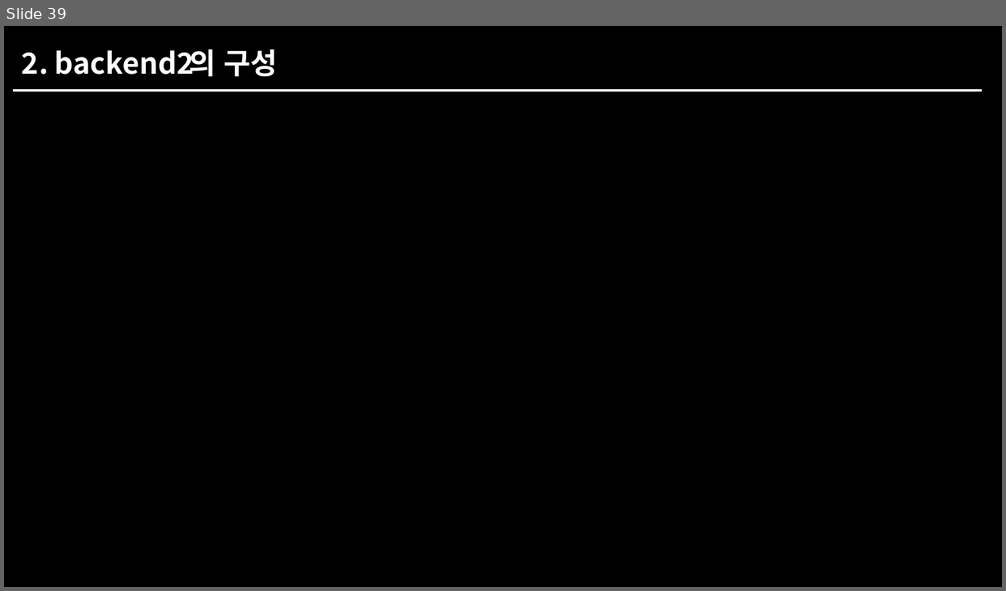
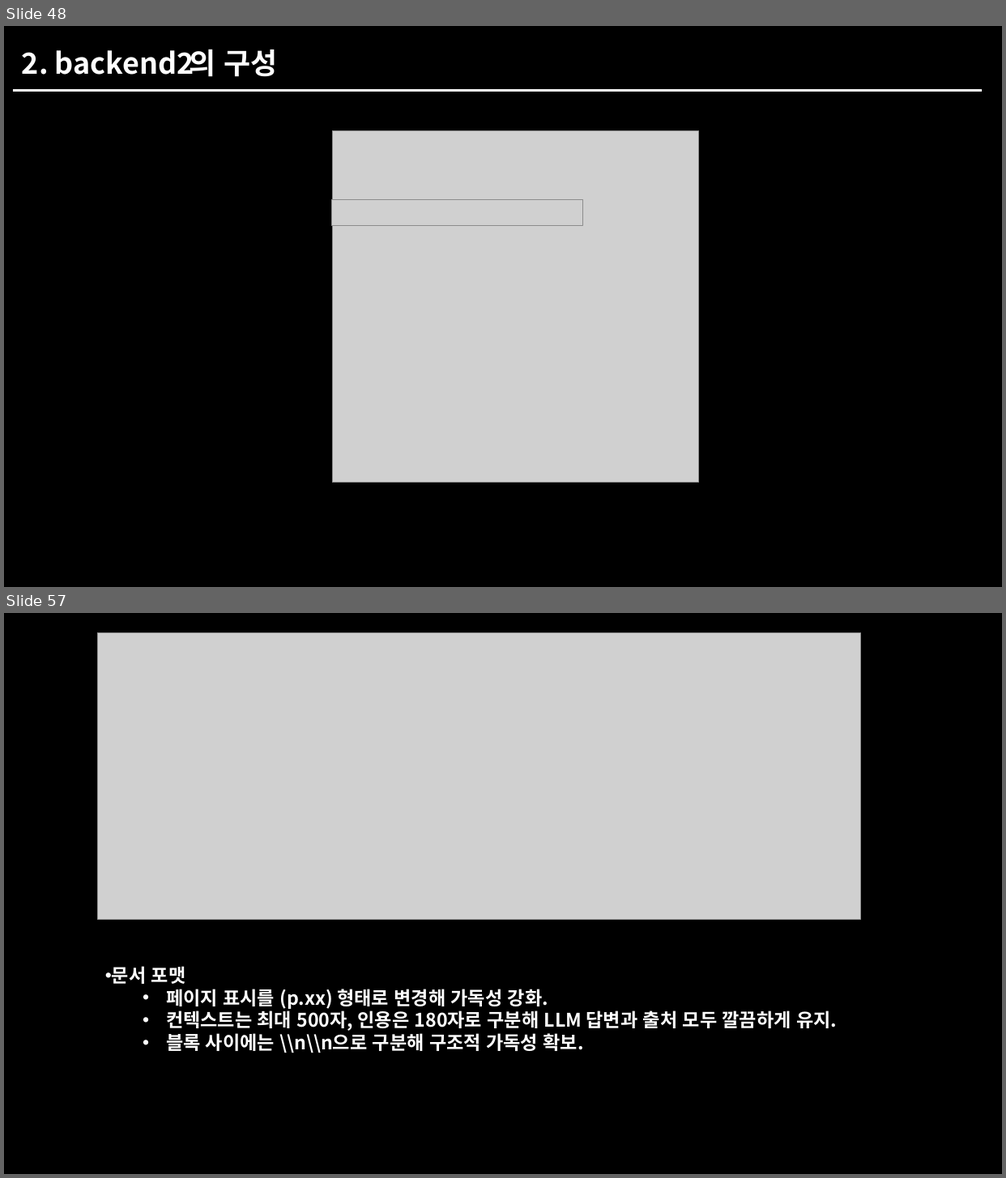
Before and after one commit to MINGYU-1/oboe_album_rag_project, a slide deck: 오보에 최종프로젝트 발표.pptx. Shown one above the other, each under a label of ours: slide 39 before the commit, slides 48 and 57 after it; the slides between them are not shown. The pictures are 1006x591 and 1006x1178 pixels, drawn with LibreOffice and Linux fonts; fonts in the diff are those of the drawing; grey boxes stand for pictures. Boxes give left, top, right and bottom in pixels: in the first picture for what was removed or moved away, otherwise in the second. Text is boxed around its words. In the diff, an @@ line names an element or a change of style, - is before the commit and + after.

```diff
--- a/오보에 최종프로젝트 발표.pptx
+++ b/오보에 최종프로젝트 발표.pptx
@@ slide 57 added at bbox=[4, 613, 1002, 1174], background #000000 @@
@@ picture added at bbox=[98, 633, 860, 920] @@
@@ text added at bbox=[112, 966, 837, 1054], 18 pt, text #FFFFFF, bold @@
+• 문서 포맷
+  • 페이지 표시를 (p.xx) 형태로 변경해 가독성 강화.
+  • 컨텍스트는 최대 500자, 인용은 180자로 구분해 LLM 답변과 출처 모두 깔끔하게 유지.
+  • 블록 사이에는 \\n\\n으로 구분해 구조적 가독성 확보.
@@ what was slide 39 is now slide 48 @@
@@ slide 48 changed as well @@
@@ picture added at bbox=[333, 130, 699, 483] @@
@@ picture added at bbox=[332, 199, 582, 225] @@
```
Also in this commit, not shown: 12 other slides changed, 39 other slides added, 2 slides removed, 9 other files.
